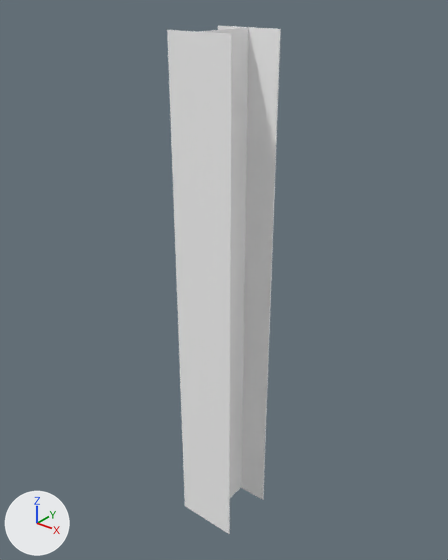
What one commit did to the glTF model src/assets/gltf/structure/w-flange.gltf.
Before and after are seen from a camera (50 mm lens) standing at (10.34, -12.95, 16.88) and looking at (-0.25, 0.29, 8.67). Lighting does not change. The marker at lower left points along +X, +Y and +Z.
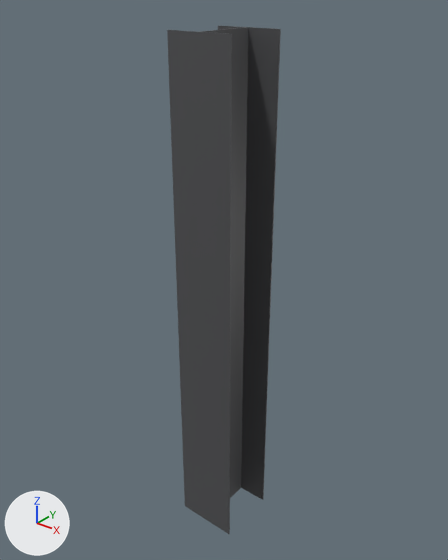
Where the change shows, as pixel boxes [x1, y1, x2, y2] in the pictures (448 x 560 px):
'Plane', surface changed
    both: [167, 26, 281, 534]

Patch to the scene script:
```diff
--- a/src/assets/gltf/structure/w-flange.gltf.py
+++ b/src/assets/gltf/structure/w-flange.gltf.py
@@ img_plane_base_color @@
+img_plane_base_color = load_image('Plane Base Color', '_unpacked/Plane_Base_Color', 1024, 1024, 'sRGB')
@@ mat_material_001 @@
 mat_material_001 = principled_material('Material.001')
-mat_material_001.base_color = (1.0, 1.0, 1.0)  # white #ffffff
+mat_material_001.texture = img_plane_base_color
```
